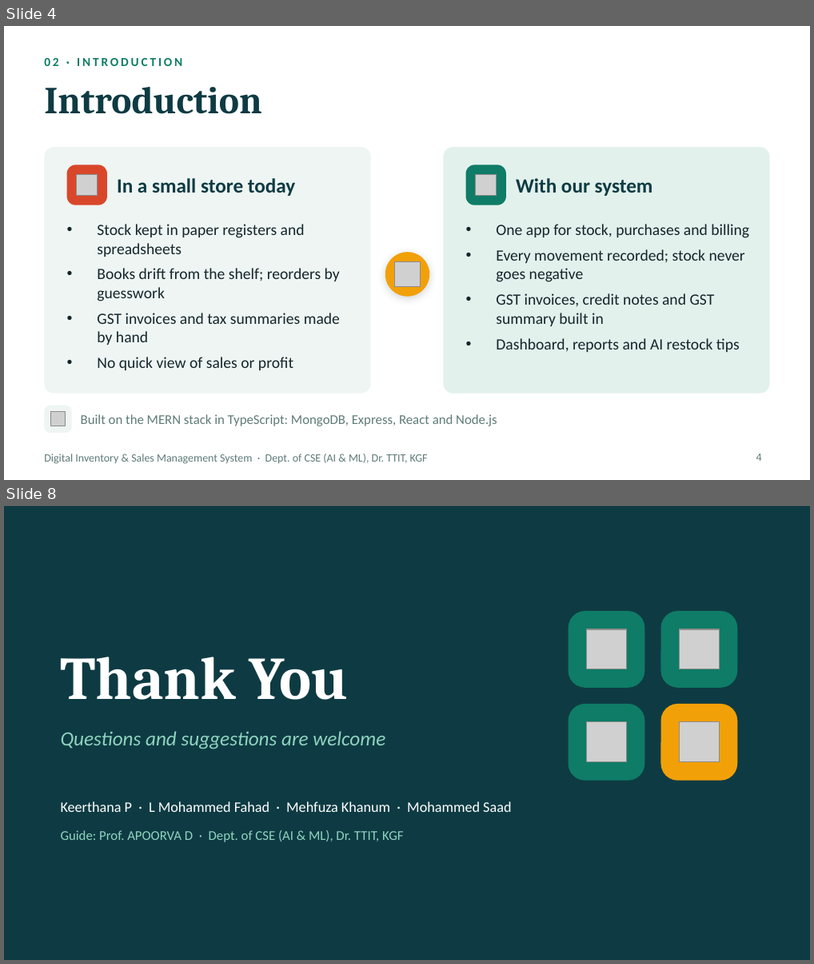
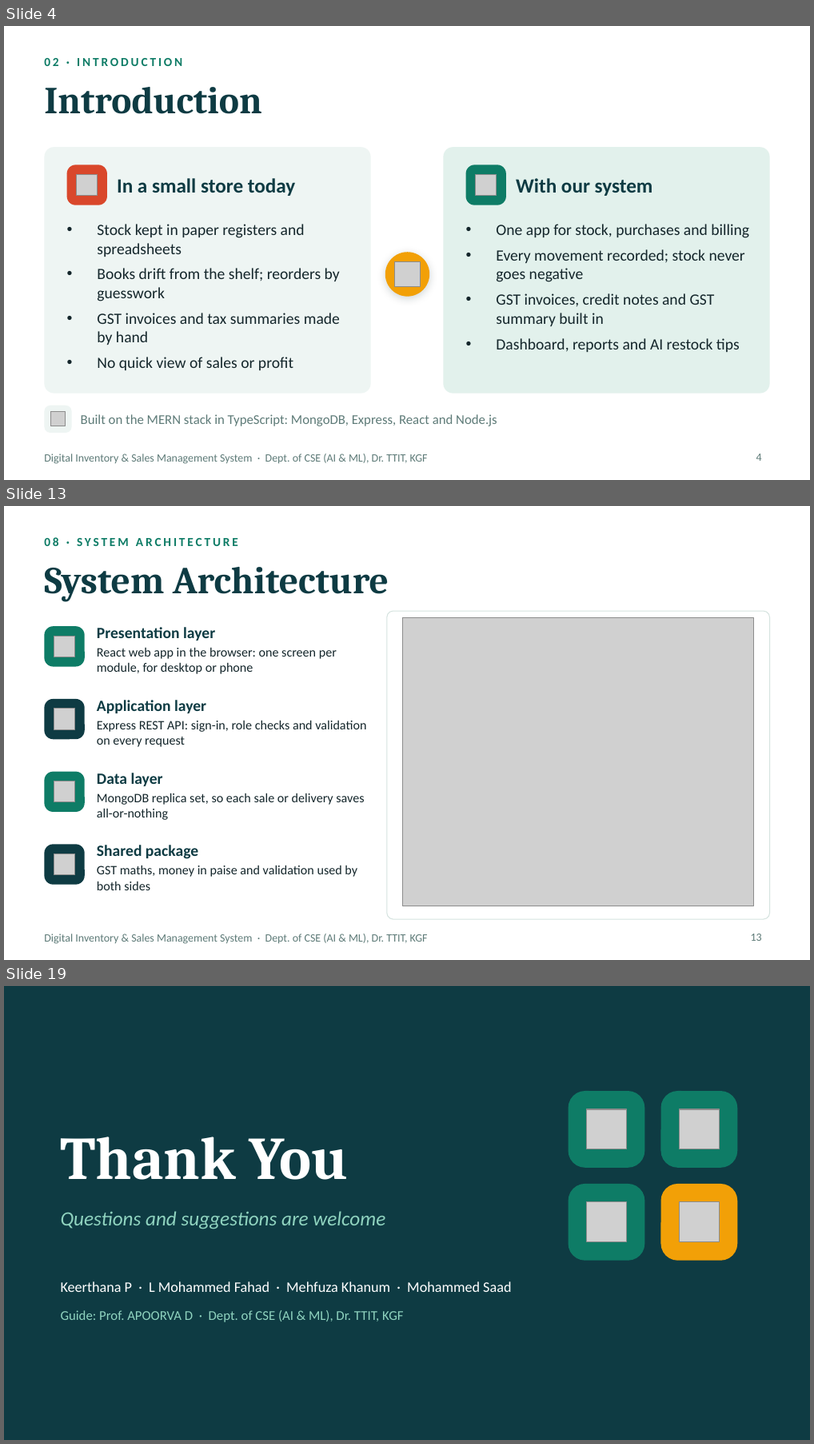
Before and after one commit to NICTOGEN007/inventorymanagement, a slide deck: docs/presentation/Inventory_Management_First_Review.pptx. Shown one above the other, each under a label of ours: slides 4 and 8 before the commit, slides 4, 13 and 19 after it; the slides between them are not shown. The pictures are 814x964 and 814x1444 pixels, drawn with LibreOffice and Linux fonts; fonts in the diff are those of the drawing; grey boxes stand for pictures. Boxes give left, top, right and bottom in pixels: in the first picture for what was removed or moved away, otherwise in the second. Text is boxed around its words. In the diff, an @@ line names an element or a change of style, - is before the commit and + after.

```diff
--- a/docs/presentation/Inventory_Management_First_Review.pptx
+++ b/docs/presentation/Inventory_Management_First_Review.pptx
@@ slide 13 added at [4,506,810,960], background #FFFFFF; not listed: 1 template element that a slide beside it also shows @@
@@ text added at [44,537,238,546], 11 pt, text #0E7C66, bold @@
+08 · SYSTEM ARCHITECTURE
@@ title added at [44,567,389,602], 34 pt, text #0E3B43, bold @@
+System Architecture
@@ rounded rectangle added at [387,611,770,919], fill #FFFFFF, outline #D5E3DF 0.75 pt @@
@@ picture added at [403,617,754,906] @@
@@ rounded rectangle added at [44,626,85,667], fill #0E7C66 @@
@@ picture added at [54,636,75,656] @@
@@ text added at [97,627,337,674], 11.5 pt, text #14262B @@
+Presentation layer
+React web app in the browser: one screen per module, for desktop or phone
@@ rounded rectangle added at [44,699,85,739], fill #0E3B43 @@
@@ picture added at [54,708,75,729] @@
@@ text added at [97,700,366,747], 11.5 pt, text #14262B @@
+Application layer
+Express REST API: sign-in, role checks and validation on every request
@@ rounded rectangle added at [44,772,85,812], fill #0E7C66 @@
@@ picture added at [54,781,75,802] @@
@@ text added at [97,772,364,820], 11.5 pt, text #14262B @@
+Data layer
+MongoDB replica set, so each sale or delivery saves all-or-nothing
@@ rounded rectangle added at [44,844,85,884], fill #0E3B43 @@
@@ picture added at [54,853,75,875] @@
@@ text added at [97,844,358,890], 11.5 pt, text #14262B @@
+Shared package
+GST maths, money in paise and validation used by both sides
@@ page number added at [751,933,762,940], 10 pt, text #5E7B78 @@
+13
@@ what was slide 8 is now slide 19 @@
```
Also in this commit, not shown: 3 slides changed, 11 other slides added, 1 slide removed.
